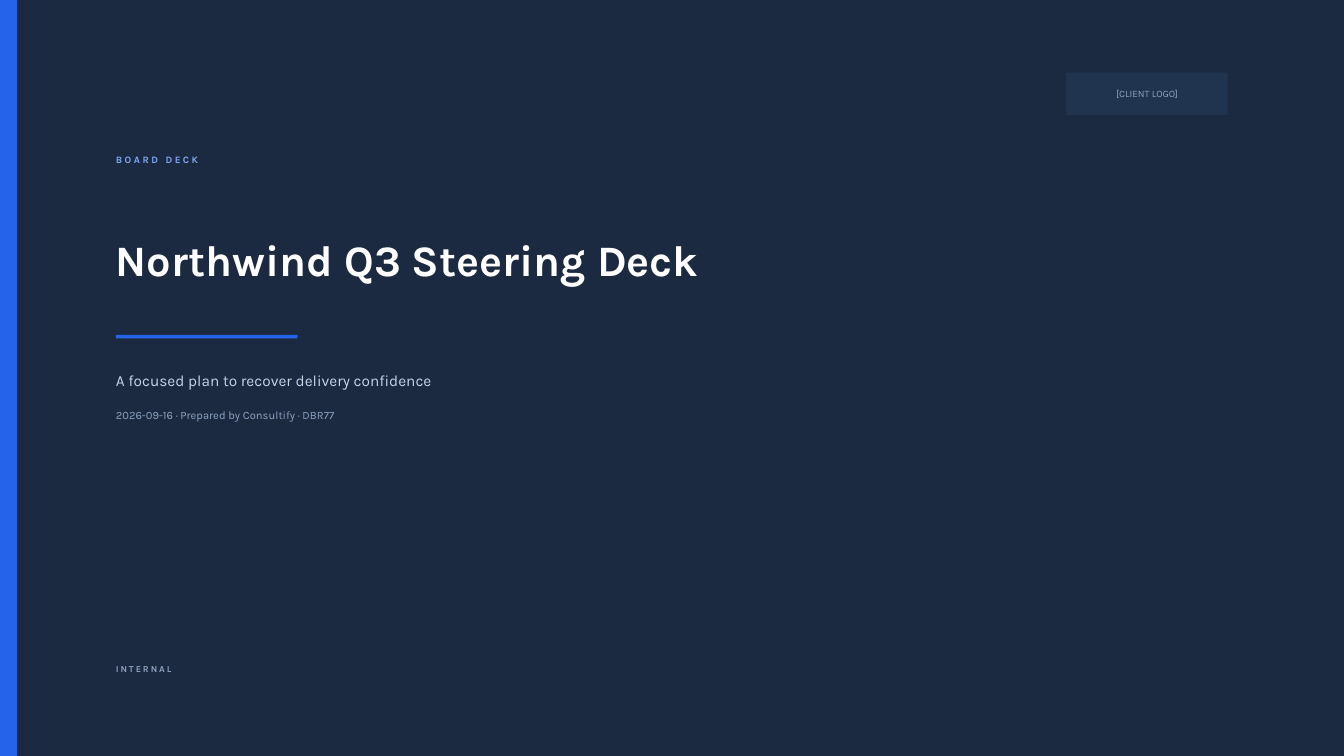
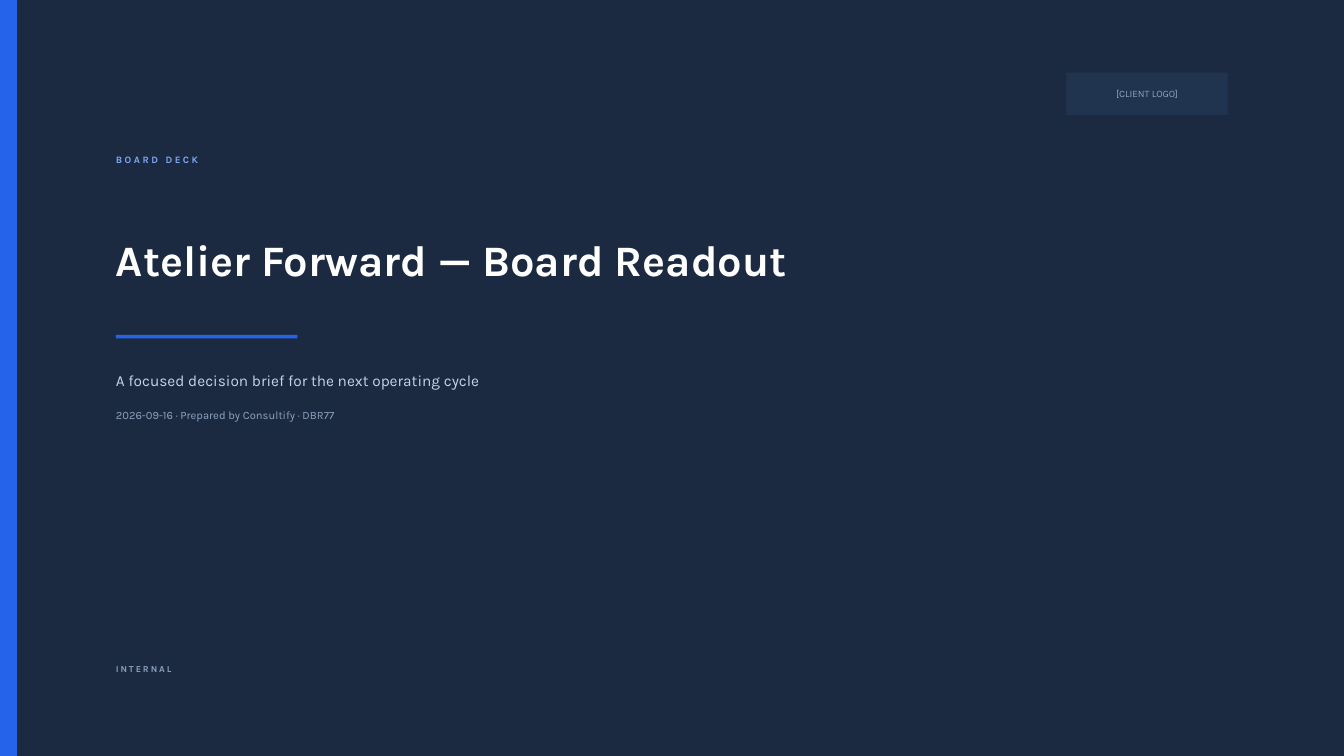
Before and after one commit to PiotrWisniewskiDBR77/consultify, a slide deck: slide 1 of docs/program/EXPORT_1_STAGE2_20260916/dowody/deck-builder-export.pptx. Drawn at 1344x756 pixels with LibreOffice and Linux fonts; fonts in the diff are those of the drawing. Boxes give left, top, right and bottom in pixels: in the first picture for what was removed or moved away, otherwise in the second. Text is boxed around its words. In the diff, an @@ line names an element or a change of style, - is before the commit and + after.

```diff
--- a/docs/program/EXPORT_1_STAGE2_20260916/dowody/deck-builder-export.pptx
+++ b/docs/program/EXPORT_1_STAGE2_20260916/dowody/deck-builder-export.pptx
@@ text at (116, 245, 787, 277): text changed @@
-Northwind Q3 Steering Deck
+Atelier Forward — Board Readout
@@ text at (116, 375, 479, 390): text changed @@
-A focused plan to recover delivery confidence
+A focused decision brief for the next operating cycle
```
Also in this commit, not shown: 2 other slides changed, 19 other files.
